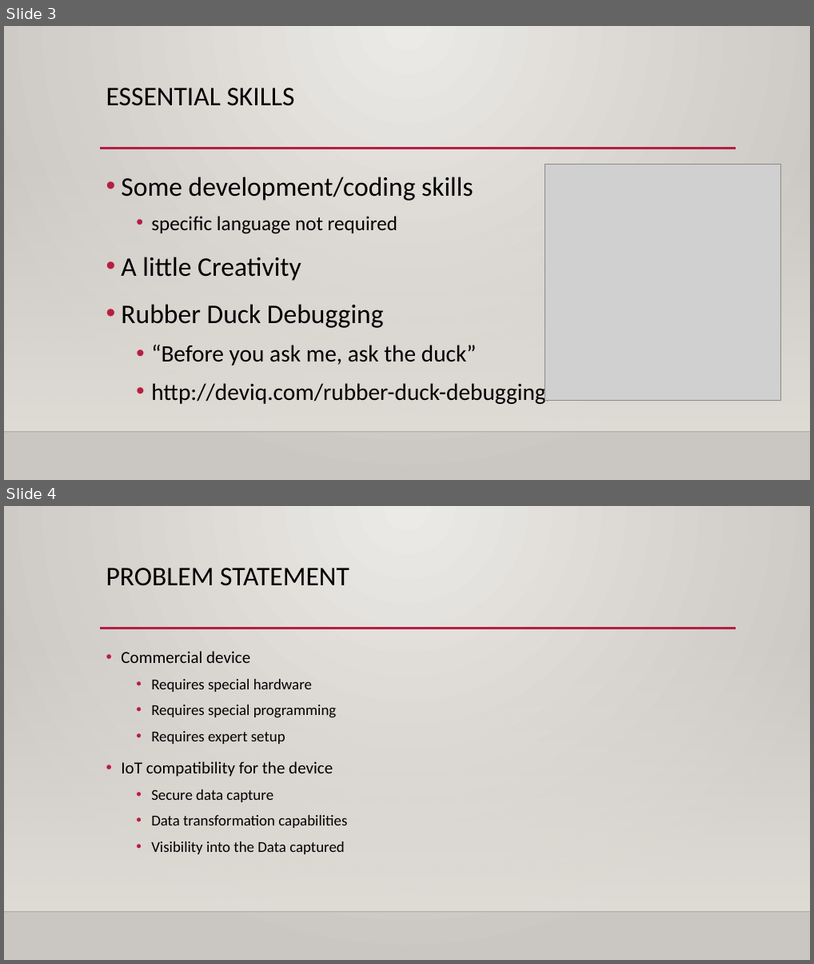
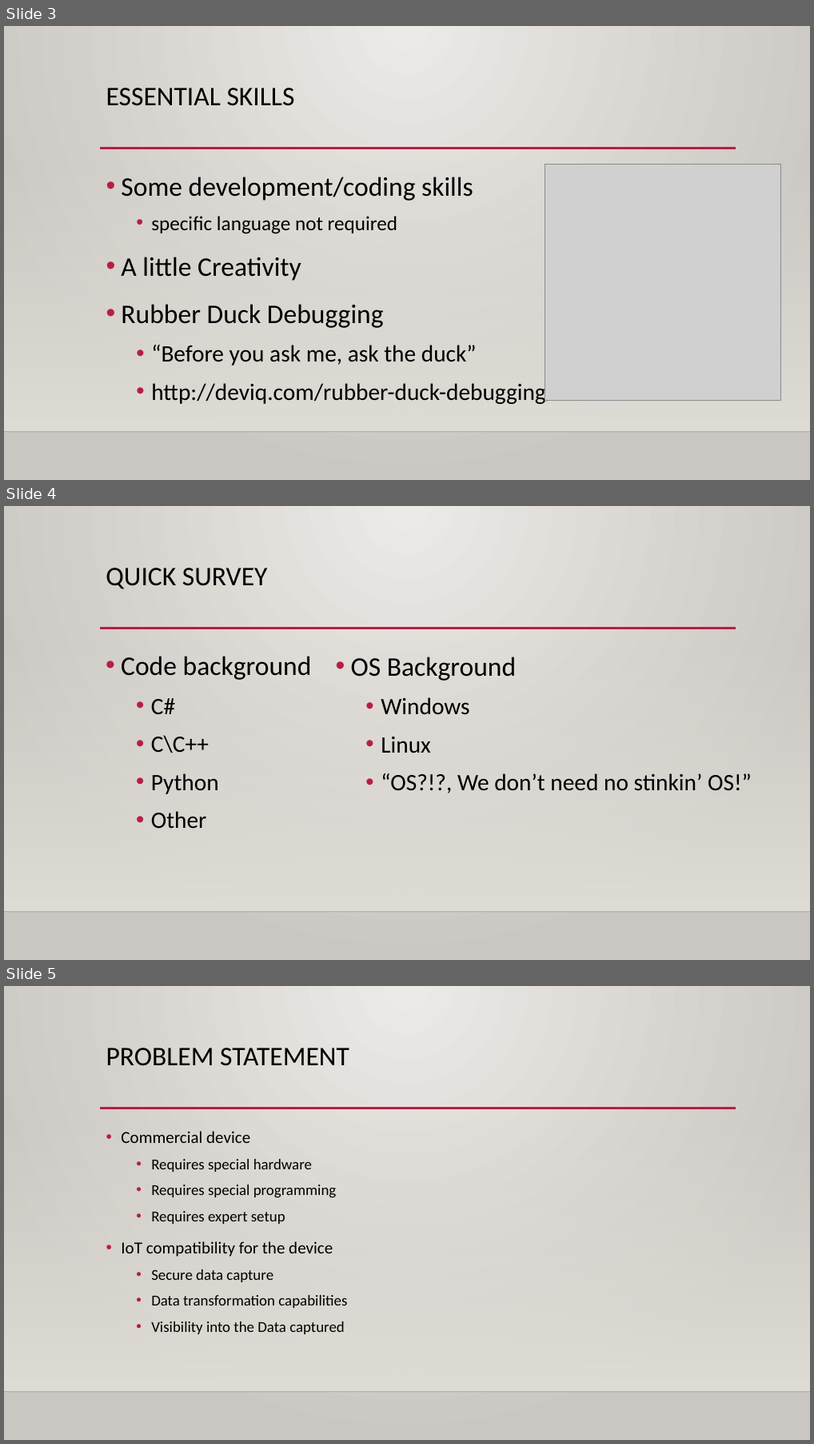
Before and after one commit to Falconwmua/AtlantaIOTMay, a slide deck: Presentation/AtlantaIOTMay.pptx. Shown one above the other, each under a label of ours: slides 3 and 4 before the commit, slides 3, 4 and 5 after it. The pictures are 814x964 and 814x1444 pixels, drawn with LibreOffice and Linux fonts; fonts in the diff are those of the drawing; grey boxes stand for pictures; background and template pictures are left out. Boxes give left, top, right and bottom in pixels: in the first picture for what was removed or moved away, otherwise in the second. Text is boxed around its words. In the diff, an @@ line names an element or a change of style, - is before the commit and + after.

```diff
--- a/Presentation/AtlantaIOTMay.pptx
+++ b/Presentation/AtlantaIOTMay.pptx
@@ slide 4 added at (4, 506, 810, 960), background gradient #ECEAE7 to #CAC7C1; not listed: 3 template elements that a slide beside it also shows @@
@@ title added at (106, 568, 268, 589), 32 pt, text #000000 @@
+QUICK SURVEY
@@ text added at (121, 656, 312, 828), 28 pt, text #000000 @@
+• Code background
+  • C#
+  • C\C++
+  • Python
+  • Other
@@ text added at (351, 656, 752, 793), 28 pt, text #000000 @@
+• OS Background
+  • Windows
+  • Linux
+  • “OS?!?, We don’t need no stinkin’ OS!”
@@ what was slide 4 is now slide 5 @@
```
Also in this commit, not shown: 1 other slide added.
